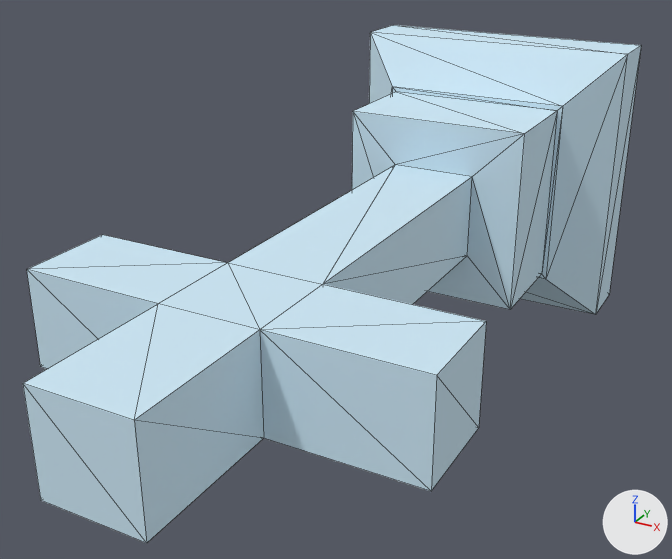
The FBX model Unity Project/Giroux-CAP6117-SANC - crown/Assets/Models/LOD Headstones/PA-403-F.fbx: old version first, new version second.
Rendered twice from a 50 mm camera at (0.424, -1.269, 0.385) aimed at (-0.023, -0.457, -0.021). The axes (+X, +Y, +Z) are drawn at lower right. The lights are the same throughout. The picture after the commit comes second. Mesh edges are drawn as thin lines. Where no turn or scale is listed for an object, it has been applied to the vertices.

In view in the first picture: 'PA-403-F_LOD0'.
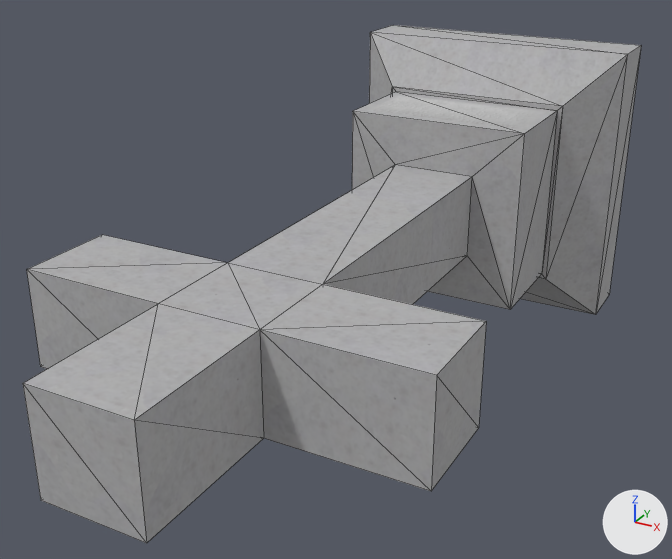
Boxes (x1, y1, x2, y2) around the edits, measured in the pictures (672 x 559 px):
'PA-403-F_LOD0', surface changed (blue to grey)
    both: (23, 25, 641, 543)

The change in detail:
Picture 'B-403-F.png' (img_b_403_f_png) is new.
In material '0.615686_0.811765_0.929412_0.000000_0.120' (mat_0_615686_0_811765_0_929412_0_000000_0_120), base_color is no longer (0.616, 0.812, 0.929), blue #cee9f7.
In material '0.615686_0.811765_0.929412_0.000000_0.120' (mat_0_615686_0_811765_0_929412_0_000000_0_120), texture is now set to img_b_403_f_png.
In material '0.615686_0.811765_0.929412_0.000000_0.120' (mat_0_615686_0_811765_0_929412_0_000000_0_120), roughness goes from 1.0 to 0.859.
